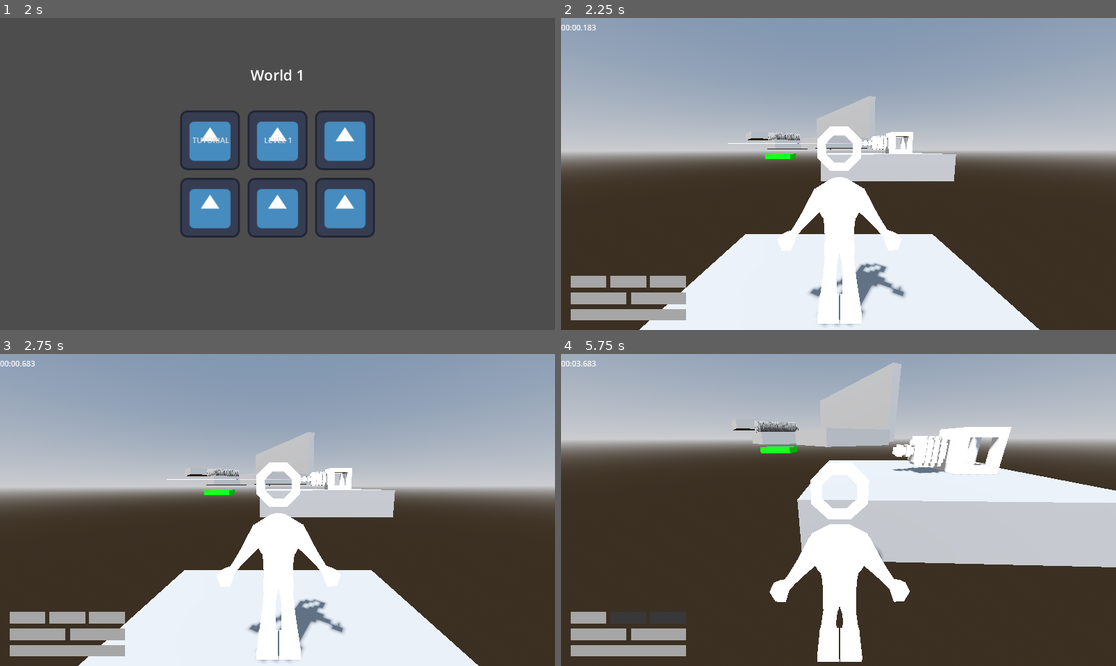
Above: before the commit, frames 1-4 (two rows, left to right).
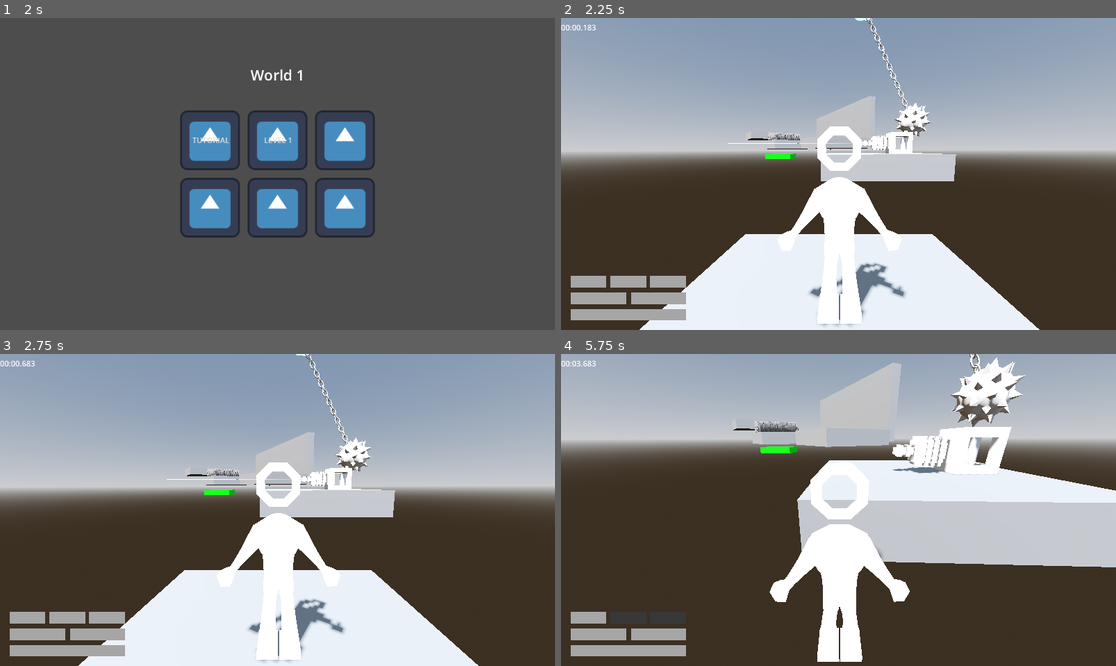
Above: after the commit, the same moments.

Repository: jpvds1/DDJD
Game: Godot game, scene res://scenes/game_controller.tscn
Two runs of this game, one before a commit and one after it. Both use one fixed random seed, a clock stepped at 60 frames per second and the inputs below. The engine's default icon, where the game draws it, is replaced by a stand-in: a white triangle on a blue panel in a dark square.
Inputs (mouse positions are in pixels of both pictures, inside the frame that each line leads up to):
- Up to frame 1 (2 s): click "Continue as Guest" at 0.5 s; click "Play" at 1.25 s
- Up to frame 2 (2.25 s): click "LEVEL 1" at 2 s
- Up to frame 3 (2.75 s): no input
- Up to frame 4 (5.75 s): move the mouse to (866, 510) at 2.77 s; hold W (move_forwards) from 2.78 s (still down); tap Q (dash) at 2.85, 4.35 s; tap Space (jump) at 3.02, 3.77, 5.27 s; move the mouse to (810, 510) at 3.52 s; tap Shift (sprint) at 3.6, 5.1 s; move the mouse to (849, 503) at 4.27 s; move the mouse to (832, 516) at 5.02 s

Frame 1 is identical in both runs. In frame 2, 0.6% of the frame differs, in the area x 52-67%, y 0-39%; in frame 3, 0.6%; in frame 4, 1.7%, in the area x 70-84%, y 0-24%.

Commit message:
feat(wrecking ball): update model

Diff:
--- a/platformer-game/scenes/building_materials/laser.tscn
+++ b/platformer-game/scenes/building_materials/laser.tscn
@@ -11,7 +11,7 @@
 size = Vector3(0.6795044, 0.67871094, 0.8892822)
 
 [sub_resource type="BoxShape3D" id="BoxShape3D_pp67n"]
-size = Vector3(1.0332031, 1.0114746, 1.0141602)
+size = Vector3(1.0332031, 1.0114746, 1.005249)
 
 [sub_resource type="CylinderShape3D" id="CylinderShape3D_6nnwf"]
 height = 8.269623
@@ -125,7 +125,7 @@
 shape = SubResource("BoxShape3D_3352m")
 
 [node name="Back" type="CollisionShape3D" parent="Hitbox" unique_id=229848088]
-transform = Transform3D(1, 0, 0, 0, 1, 0, 0, 0, 1, 0, 0.5206173, 0.5275981)
+transform = Transform3D(1, 0, 0, 0, 1, 0, 0, 0, 1, 0, 0.5206173, 0.5231425)
 shape = SubResource("BoxShape3D_pp67n")
 
 [node name="Killzone" parent="." unique_id=767733067 instance=ExtResource("2_6nnwf")]
--- a/platformer-game/scenes/building_materials/wreckingball.tscn
+++ b/platformer-game/scenes/building_materials/wrecking_ball.tscn
@@ -1,14 +1,9 @@
 [gd_scene format=3 uid="uid://ccudaxsaxpval"]
 
 [ext_resource type="Script" uid="uid://1fk25sxy8pya" path="res://scripts/traps/wreckingball.gd" id="1_58tvi"]
-[ext_resource type="Script" path="res://scripts/systems/cloud_behavior.gd" id="2_cktgr"]
-
-[sub_resource type="SphereShape3D" id="SphereShape3D_excbq"]
-radius = 0.72685677
-
-[sub_resource type="SphereMesh" id="SphereMesh_iav0o"]
-
-[sub_resource type="CylinderMesh" id="CylinderMesh_mm8aj"]
+[ext_resource type="Script" uid="uid://bthf3m0ev315d" path="res://scripts/systems/cloud_behavior.gd" id="2_cktgr"]
+[ext_resource type="PackedScene" uid="uid://dcgfprowomfpv" path="res://scenes/building_materials/killzone.tscn" id="3_rti8c"]
+[ext_resource type="PackedScene" uid="uid://ckgxrus5di7i0" path="res://assets/models/wrecking_ball.glb" id="3_t610y"]
 
 [sub_resource type="StandardMaterial3D" id="StandardMaterial3D_bahl2"]
 albedo_color = Color(0.49019608, 0.9764706, 1, 0.39215687)
@@ -26,22 +21,12 @@
 
 [sub_resource type="SphereMesh" id="SphereMesh_ndtll"]
 
-[node name="Wreckingball" type="Node3D" unique_id=749760885]
+[sub_resource type="SphereShape3D" id="SphereShape3D_rti8c"]
+radius = 1.1265963
+
+[node name="WreckingBall" type="Node3D" unique_id=1409807783]
 transform = Transform3D(-4.371139e-08, 0, -1, 0, 1, 0, 1, 0, -4.371139e-08, 0, 0, 0)
 script = ExtResource("1_58tvi")
-
-[node name="Ball" type="Area3D" parent="." unique_id=1021792154]
-transform = Transform3D(1, 0, 0, 0, 1, 0, 0, 0, 1, 0, -10, 0)
-
-[node name="Ball_collision" type="CollisionShape3D" parent="Ball" unique_id=1558881847]
-shape = SubResource("SphereShape3D_excbq")
-
-[node name="Ball_mesh" type="MeshInstance3D" parent="Ball" unique_id=349464260]
-mesh = SubResource("SphereMesh_iav0o")
-
-[node name="Chain_mesh" type="MeshInstance3D" parent="." unique_id=329159701]
-transform = Transform3D(0.1, 0, 0, 0, 5, 0, 0, 0, 0.1, 0, -5, 0)
-mesh = SubResource("CylinderMesh_mm8aj")
 
 [node name="Cloud" type="Node3D" parent="." unique_id=549558269]
 transform = Transform3D(3, 0, 0, 0, 3, 0, 0, 0, 3, -0.17368126, -0.20986748, 0.0399822)
@@ -70,4 +55,13 @@
 transform = Transform3D(1, 0, 0, 0, 1, 0, 0, 0, 1, 0.12, -0.07999998, -0.119999886)
 mesh = SubResource("SphereMesh_ndtll")
 
-[connection signal="body_entered" from="Ball" to="." method="_on_ball_body_entered"]
+[node name="Killzone" parent="." unique_id=767733067 instance=ExtResource("3_rti8c")]
+
+[node name="Ball" type="CollisionShape3D" parent="Killzone" unique_id=601852592]
+transform = Transform3D(1, 0, 0, 0, 1, 0, 0, 0, 1, 0, -8.519, 0)
+shape = SubResource("SphereShape3D_rti8c")
+
+[node name="Visuals" parent="." unique_id=157412353 instance=ExtResource("3_t610y")]
+transform = Transform3D(-4.371139e-08, 0, 1, 0, 1, 0, -1, 0, -4.371139e-08, 0, -8.465402, 0)
+
+[editable path="Visuals"]
--- a/platformer-game/scenes/levels/level_1.tscn
+++ b/platformer-game/scenes/levels/level_1.tscn
@@ -10,6 +10,7 @@
 [ext_resource type="PackedScene" uid="uid://rtexe01uxxw6" path="res://scenes/building_materials/laser.tscn" id="10_excbq"]
 [ext_resource type="PackedScene" uid="uid://cwdtuabcl86cl" path="res://scenes/building_materials/runnable_wall.tscn" id="10_qxy0u"]
 [ext_resource type="PackedScene" uid="uid://u381latllpcp" path="res://scenes/building_materials/boost_ring.tscn" id="11_excbq"]
+[ext_resource type="PackedScene" uid="uid://ccudaxsaxpval" path="res://scenes/building_materials/wrecking_ball.tscn" id="11_iav0o"]
 
 [sub_resource type="ProceduralSkyMaterial" id="ProceduralSkyMaterial_64t6i"]
 sky_horizon_color = Color(0.66224277, 0.6717428, 0.6867428, 1)
@@ -109,4 +110,7 @@
 [node name="Laser" parent="." unique_id=429633351 instance=ExtResource("10_excbq")]
 transform = Transform3D(-0.029195257, 0, 0.9995737, 0, 1, 0, -0.9995737, 0, -0.029195257, -3.5298958, 2.5495214, 7.2293344)
 
+[node name="WreckingBall" parent="." unique_id=1409807783 instance=ExtResource("11_iav0o")]
+transform = Transform3D(1, 0, 0, 0, 1, 0, 0, 0, 1, -1.6808548, 12.435937, 11.650975)
+
 [editable path="Killzone"]
Binary file added: platformer-game/assets/models/wrecking_ball.glb
Not shown, added: platformer-game/assets/models/wrecking_ball.glb.import
